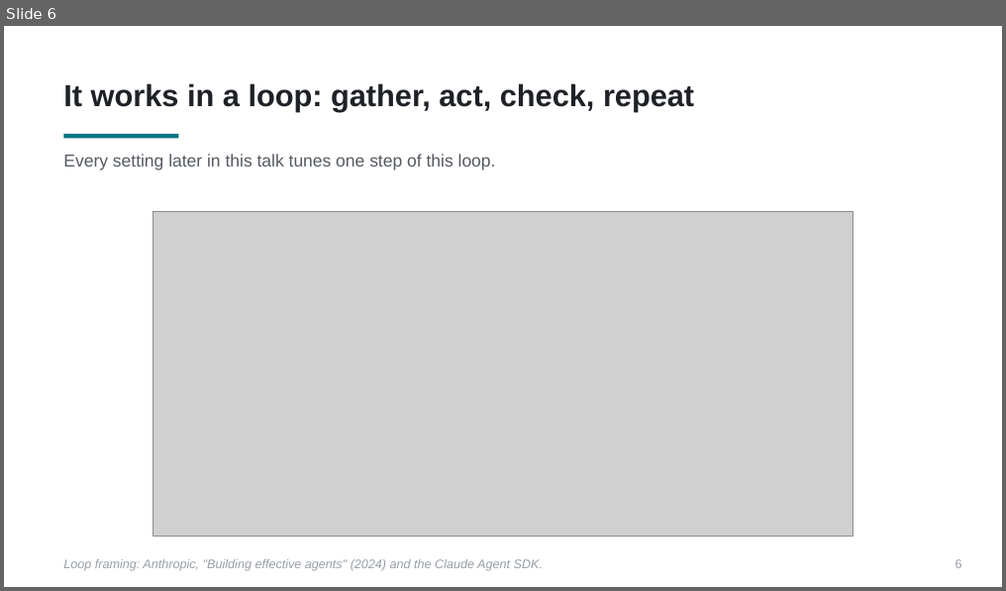
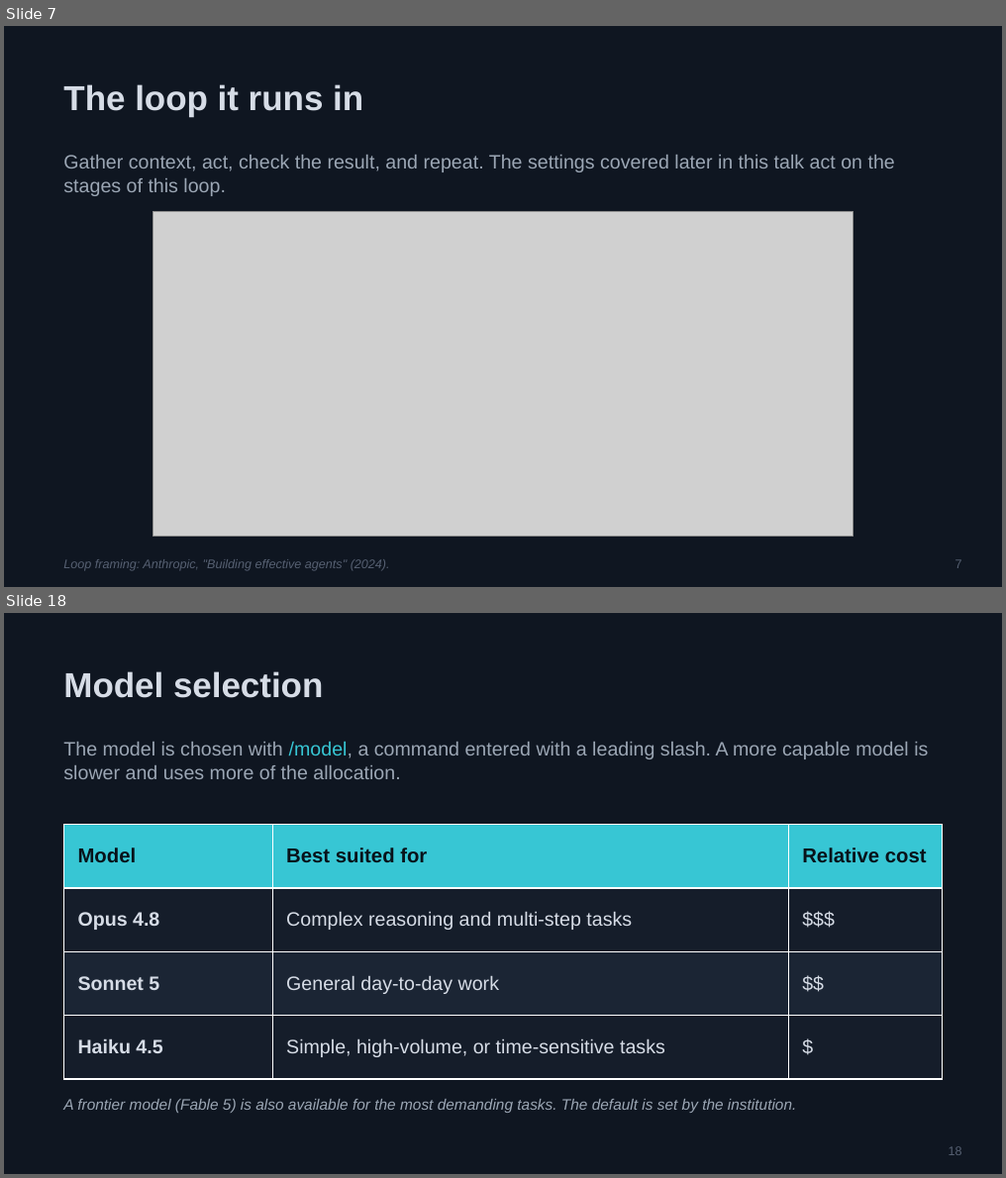
Before and after one commit to PursuitOfDataScience/uchicago-workshops, a slide deck: claude-code-tutorial/claude-code-tutorial.pptx. Shown one above the other, each under a label of ours: slide 6 before the commit, slides 7 and 18 after it; the slides between them are not shown. The pictures are 1006x591 and 1006x1178 pixels, drawn with LibreOffice and Linux fonts; fonts in the diff are those of the drawing; grey boxes stand for pictures. Boxes give left, top, right and bottom in pixels: in the first picture for what was removed or moved away, otherwise in the second. Text is boxed around its words. In the diff, an @@ line names an element or a change of style, - is before the commit and + after.

```diff
--- a/claude-code-tutorial/claude-code-tutorial.pptx
+++ b/claude-code-tutorial/claude-code-tutorial.pptx
@@ slide 18 added at [4,613,1002,1174], background #FFFFFF @@
@@ rectangle added at [4,613,1002,1173], fill #0F1621 @@
@@ text added at [63,671,323,698], 25 pt, text #D6DCE6, bold @@
+Model selection
@@ text added at [63,742,928,779], 14 pt, text #9BA6B4 @@
+The model is chosen with /model, a command entered with a leading slash. A more capable model is slower and uses more of the allocation.
@@ table added at [63,825,943,1079], 4 rows, 3 columns @@
+Model | Best suited for | Relative cost
+Opus 4.8 | Complex reasoning and multi-step tasks | $$$
+Sonnet 5 | General day-to-day work | $$
+Haiku 4.5 | Simple, high-volume, or time-sensitive tasks | $
@@ text added at [63,1099,796,1113], 11 pt, text #9BA6B4, italic @@
+A frontier model (Fable 5) is also available for the most demanding tasks. The default is set by the institution.
@@ text added at [948,1147,962,1156], 9 pt, text #566072 @@
+18
@@ what was slide 6 is now slide 7 @@
@@ slide 7 changed as well @@
@@ rectangle added at [4,26,1002,586], fill #0F1621 @@
@@ text at [63,84,363,117]: text changed; size 22 to 25 pt; text colour #1E2126 to #D6DCE6 @@
-It works in a loop: gather, act, check, repeat
+The loop it runs in
@@ rectangle removed at [63,134,178,138] @@
@@ text at [63,155,895,196]: text changed; size 12.5 to 14 pt; text colour #555A61 to #9BA6B4 @@
-Every setting later in this talk tunes one step of this loop.
+Gather context, act, check the result, and repeat. The settings covered later in this talk act on the stages of this loop.
@@ text at [63,560,390,571]: text changed; text colour #989EA6 to #566072 @@
-Loop framing: Anthropic, "Building effective agents" (2024) and the Claude Agent SDK.
+Loop framing: Anthropic, "Building effective agents" (2024).
@@ text at [955,560,962,569]: text changed; text colour #989EA6 to #566072 @@
-6
+7
```
Also in this commit, not shown: 6 other slides changed, 34 other slides added, 39 slides removed, 1 other file.
